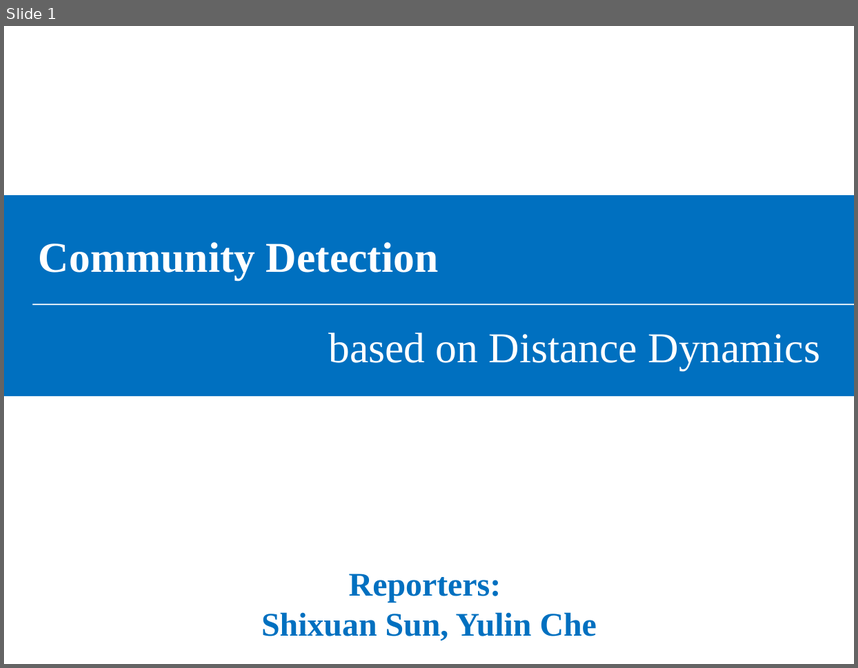
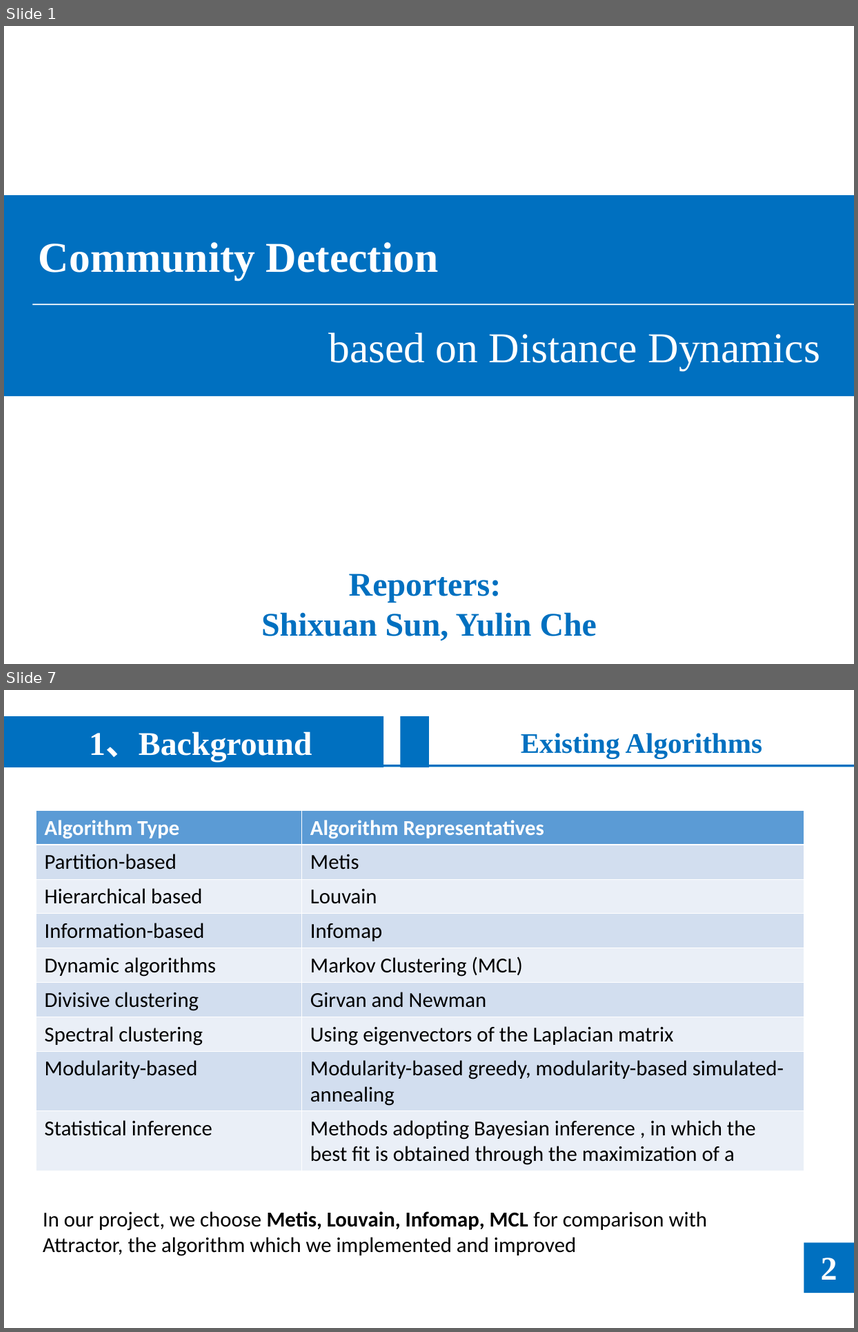
Before and after one commit to noyousjtu/Community-Detection, a slide deck: presentation/Community Detection.ppt. Shown one above the other, each under a label of ours: slide 1 before the commit, slides 1 and 7 after it; the slides between them are not shown. The pictures are 858x668 and 858x1332 pixels, drawn with LibreOffice and Linux fonts; fonts in the diff are those of the drawing; grey boxes stand for pictures. Boxes give left, top, right and bottom in pixels: in the first picture for what was removed or moved away, otherwise in the second. Text is boxed around its words. In the diff, an @@ line names an element or a change of style, - is before the commit and + after.

```diff
--- a/presentation/Community Detection.ppt
+++ b/presentation/Community Detection.ppt
@@ slide 7 added at <box>4,690,854,1328</box>, background #FFFFFF at 73% opacity @@
@@ rectangle added at <box>4,716,384,767</box>, fill #0070C0, 28 pt, text #FFFFFF, bold @@
+1、Background
@@ rectangle added at <box>400,716,429,767</box>, fill #0070C0 @@
@@ text added at <box>521,733,762,758</box>, 24 pt, text #0070C0, bold @@
+Existing Algorithms
@@ line added from (4, 766) to (854, 766), #0070C0 2.01 pt @@
@@ table added at <box>36,811,804,1170</box>, 9 rows, 2 columns @@
+Algorithm Type | Algorithm Representatives
+Partition-based | Metis
+Hierarchical based | Louvain
+Information-based | Infomap
+Dynamic algorithms | Markov Clustering (MCL)
+Divisive clustering | Girvan and Newman
+Spectral clustering | Using eigenvectors of the Laplacian matrix
+Modularity-based | Modularity-based greedy, modularity-based simulated-annealing
+Statistical inference | Methods adopting Bayesian inference , in which the best fit is obtained through the maximization of a
@@ picture added at <box>575,1002,660,1021</box> @@
@@ text added at <box>43,1211,708,1256</box>, 18 pt, text #000000 @@
+In our project, we choose Metis, Louvain, Infomap, MCL for comparison with Attractor, the algorithm which we implemented and improved
@@ rectangle added at <box>804,1243,854,1292</box>, fill #0070C0 @@
@@ text added at <box>821,1257,838,1279</box>, 28 pt, text #FFFFFF, bold @@
+2
```
Also in this commit, not shown: 10 slides changed, 8 other slides added, 2 slides removed, 1 other file.
